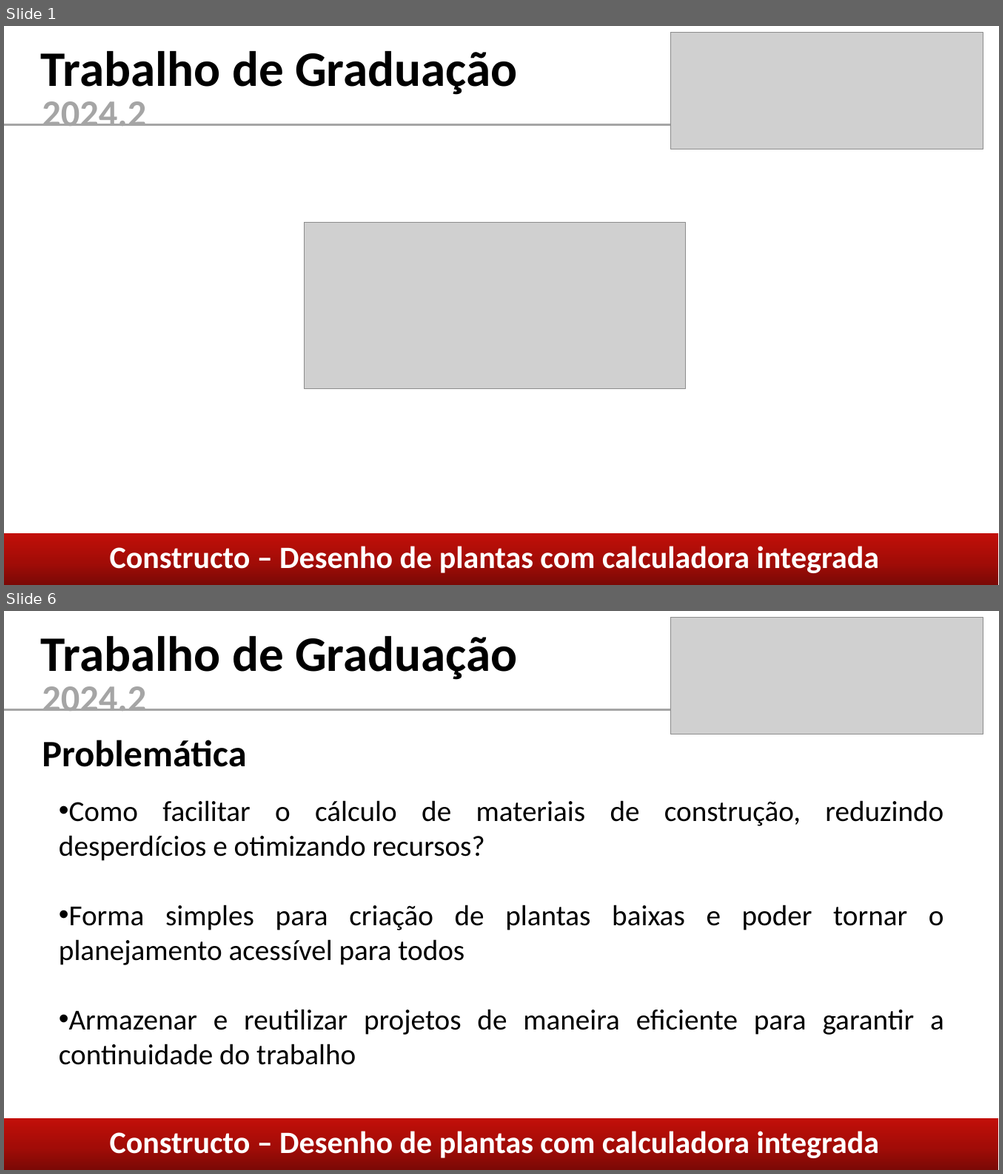
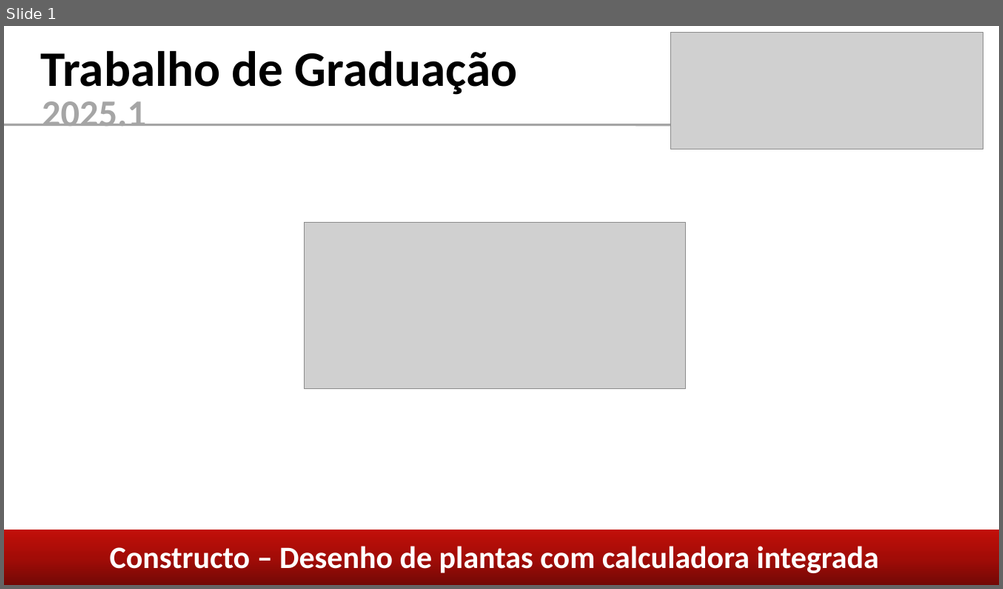
Before and after one commit to caiom4754/Constructo, a slide deck: coisas/Apresentação TG.pptx. Shown one above the other, each under a label of ours: slides 1 and 6 before the commit, slide 1 after it; the slides between them are not shown. The pictures are 1003x1174 and 1003x589 pixels, drawn with LibreOffice and Linux fonts; fonts in the diff are those of the drawing; grey boxes stand for pictures. Boxes give left, top, right and bottom in pixels: in the first picture for what was removed or moved away, otherwise in the second. Text is boxed around its words. In the diff, an @@ line names an element or a change of style, - is before the commit and + after.

```diff
--- a/coisas/Apresentação TG.pptx
+++ b/coisas/Apresentação TG.pptx
@@ slide 6 removed at bbox=[4, 611, 999, 1170], background #FFFFFF @@
@@ picture removed at bbox=[671, 618, 984, 734] @@
@@ text removed at bbox=[41, 636, 517, 680] @@
-Trabalho de Graduação
@@ text removed at bbox=[42, 686, 146, 711] @@
-2024.2
@@ line removed from (4, 710) to (708, 710) @@
@@ text removed at bbox=[42, 740, 246, 767] @@
-Problemática
@@ text removed at bbox=[59, 800, 944, 1065] @@
-• Como facilitar o cálculo de materiais de construção, reduzindo desperdícios e otimizando recursos?
-• Forma simples para criação de plantas baixas e poder tornar o planejamento acessível para todos
-• Armazenar e reutilizar projetos de maneira eficiente para garantir a continuidade do trabalho
@@ rectangle removed at bbox=[4, 1119, 998, 1170] @@
@@ text removed at bbox=[110, 1131, 879, 1159] @@
-Constructo – Desenho de plantas com calculadora integrada
@@ slide 1 changed as well @@
@@ text at bbox=[42, 101, 146, 126]: text changed @@
-2024.2
+2025.1
@@ rectangle: place and size @@
-rectangle at bbox=[4, 534, 998, 585]
+rectangle at bbox=[4, 530, 999, 585]
```
Also in this commit, not shown: 7 other slides changed, 5 slides added, 5 other slides removed, 3 other files.
